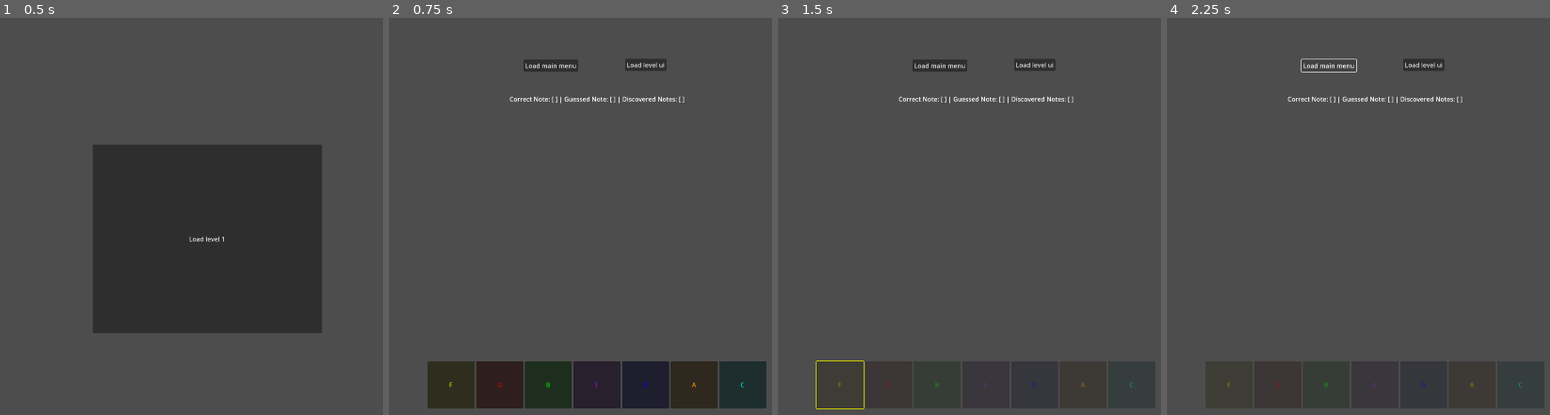
Above: before the commit, frames 1-4 (left to right).
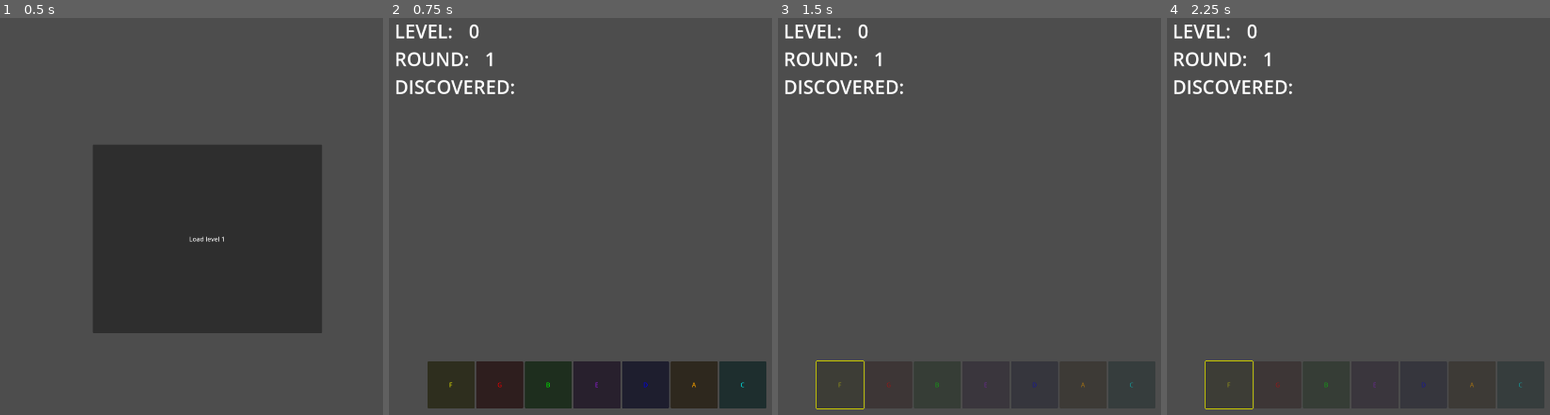
Above: after the commit, the same moments.

Repository: nenomancer/chromatone
Game: Godot game, scene res://scenes/main.tscn
Same seed, same stepped clock (60 frames per second), same inputs: the game is played once before the commit and once after it. The project has no main scene, so this scene is started directly.
Inputs (mouse positions are in pixels of both pictures, inside the frame that each line leads up to):
- Up to frame 1 (0.5 s): no input
- Up to frame 2 (0.75 s): click "Load level 1" at 0.5 s
- Up to frame 3 (1.5 s): click "F" at 1.25 s
- Up to frame 4 (2.25 s): click (1327, 65) at 2 s, where only the run before the commit has a clickable "Load main menu"

Frame 1 is identical in both runs. In frame 2, 2.2% of the frame differs, in the area x 1-78%, y 1-22%; in frame 3, 2.2%; in frame 4, 2.1%.

Commit message:
add level, round and discovered notes ui

Diff:
--- a/game_manager.gd
+++ b/game_manager.gd
@@ -1,4 +1,7 @@
 extends Node
+
+signal round_changed
+signal level_changed
 
 var available_notes: Array = ["C", "D", "E", "F", "G", "A", "B"]
 var available_colors: Array = [Color.RED, Color.GREEN, Color.BLUE, Color.YELLOW, Color.PURPLE, Color.ORANGE, Color.CYAN]
@@ -26,6 +29,9 @@
 const WARMUP_UI: String = "res://scenes/warmup_ui.tscn"
 const MAIN: String = "res://scenes/main.tscn"
 
+const BUTTONS_UI = preload("res://scenes/buttons_ui.tscn")
+const INFO = preload("res://scenes/info.tscn")
+
 func _ready() -> void:
 	generate_audio_player()
 	randomize_pairs()
@@ -41,13 +47,6 @@
 		#_note_audio_player.pitch_scale = 7
 		_note_audio_player.play()
 
-
-func get_random_note2(_all_notes: bool = false) -> String:
-	if (_all_notes):
-		return available_notes.pick_random()
-
-	return discovered_notes.pick_random()
-
 func get_random_note(_note_array) -> String:
 	return _note_array.pick_random()
 
@@ -62,15 +61,13 @@
 
 func set_round(new_round: int):
 	current_round = new_round
-
-func get_round() -> int:
-	return current_round
+	emit_signal("round_changed")
 
 func set_level(new_level: int):
 	current_level = new_level
-
-func get_level() -> int:
-	return current_level
+	emit_signal("level_changed")
+	print("current level is (burt from the other shiet): ")
+	print(GameManager.current_level)
 
 func get_color_note_pairs() -> Dictionary:
 	return color_note_pairs
@@ -104,8 +101,5 @@
 		melody.append(note)
 	return melody
 
-func get_score() -> int:
-	return current_score
-
 func set_score(new_score: int):
 	current_score = new_score
--- /dev/null
+++ b/info.gd
@@ -0,0 +1,38 @@
+extends Control
+
+@export var discovered_notes_display: HBoxContainer
+@export var level_display: Label
+@export var round_display: Label
+
+# Called when the node enters the scene tree for the first time.
+func _ready() -> void:
+	GameManager.connect("round_changed", update_round)
+	GameManager.connect("level_changed", update_level)
+	pass # Replace with function body.
+
+
+# Called every frame. 'delta' is the elapsed time since the previous frame.
+func _process(delta: float) -> void:
+	pass
+
+func update_round() -> void:
+	round_display.text = var_to_str(GameManager.current_round)
+
+func update_level() -> void:
+	print("updating lelvel?")
+	level_display.text = var_to_str(GameManager.current_level)
+
+func update_discovered_notes():
+	for child in discovered_notes_display.get_children():
+		discovered_notes_display.remove_child(child)
+		child.queue_free()
+
+	for note in GameManager.discovered_notes:
+		add_discovered_note(note)
+
+func add_discovered_note(note: String):
+	var color = GameManager.color_note_pairs[note]['color']
+	var discovered_note = ColorRect.new()
+	discovered_note.color = color
+	discovered_note.custom_minimum_size = Vector2(150, 150)
+	discovered_notes_display.add_child(discovered_note)
--- a/scenes/buttons_ui.tscn
+++ b/scenes/buttons_ui.tscn
@@ -4,9 +4,11 @@
 
 [node name="ButtonsUI" type="Control"]
 layout_mode = 3
-anchors_preset = 15
-anchor_right = 1.0
-anchor_bottom = 1.0
+anchors_preset = 8
+anchor_left = 0.5
+anchor_top = 0.5
+anchor_right = 0.5
+anchor_bottom = 0.5
 grow_horizontal = 2
 grow_vertical = 2
 script = ExtResource("1_nhimn")
--- /dev/null
+++ b/scenes/info.tscn
@@ -0,0 +1,76 @@
+[gd_scene load_steps=2 format=3 uid="uid://b5b7ybfy6arfj"]
+
+[ext_resource type="Script" path="res://info.gd" id="1_bytdj"]
+
+[node name="Info" type="Control" node_paths=PackedStringArray("discovered_notes_display", "level_display", "round_display")]
+layout_mode = 3
+anchors_preset = 10
+anchor_right = 1.0
+grow_horizontal = 2
+script = ExtResource("1_bytdj")
+discovered_notes_display = NodePath("MarginContainer2/MarginContainer/Discovered/DiscoveredNotesDisplay")
+level_display = NodePath("MarginContainer2/MarginContainer/Level/Value")
+round_display = NodePath("MarginContainer2/MarginContainer/Round/Value")
+
+[node name="MarginContainer2" type="MarginContainer" parent="."]
+layout_mode = 1
+anchors_preset = 10
+anchor_right = 1.0
+offset_bottom = 241.0
+grow_horizontal = 2
+theme_override_constants/margin_left = 24
+theme_override_constants/margin_top = 24
+
+[node name="MarginContainer" type="VBoxContainer" parent="MarginContainer2"]
+layout_mode = 2
+
+[node name="Level" type="HBoxContainer" parent="MarginContainer2/MarginContainer"]
+layout_mode = 2
+
+[node name="Key" type="Label" parent="MarginContainer2/MarginContainer/Level"]
+layout_mode = 2
+theme_override_font_sizes/font_size = 48
+text = "LEVEL:"
+
+[node name="MarginContainer" type="MarginContainer" parent="MarginContainer2/MarginContainer/Level"]
+layout_mode = 2
+theme_override_constants/margin_right = 32
+
+[node name="Value" type="Label" parent="MarginContainer2/MarginContainer/Level"]
+layout_mode = 2
+theme_override_font_sizes/font_size = 48
+text = "3"
+horizontal_alignment = 2
+
+[node name="Round" type="HBoxContainer" parent="MarginContainer2/MarginContainer"]
+layout_mode = 2
+
+[node name="Key" type="Label" parent="MarginContainer2/MarginContainer/Round"]
+layout_mode = 2
+theme_override_font_sizes/font_size = 48
+text = "ROUND:"
+
+[node name="MarginContainer" type="MarginContainer" parent="MarginContainer2/MarginContainer/Round"]
+layout_mode = 2
+theme_override_constants/margin_right = 32
+
+[node name="Value" type="Label" parent="MarginContainer2/MarginContainer/Round"]
+layout_mode = 2
+theme_override_font_sizes/font_size = 48
+text = "3"
+horizontal_alignment = 2
+
+[node name="Discovered" type="VBoxContainer" parent="MarginContainer2/MarginContainer"]
+layout_mode = 2
+
+[node name="Key" type="Label" parent="MarginContainer2/MarginContainer/Discovered"]
+layout_mode = 2
+theme_override_font_sizes/font_size = 48
+text = "DISCOVERED:"
+
+[node name="MarginContainer" type="MarginContainer" parent="MarginContainer2/MarginContainer/Discovered"]
+layout_mode = 2
+theme_override_constants/margin_right = 32
+
+[node name="DiscoveredNotesDisplay" type="HBoxContainer" parent="MarginContainer2/MarginContainer/Discovered"]
+layout_mode = 2
--- a/scenes/levels_ui.tscn
+++ b/scenes/levels_ui.tscn
@@ -10,35 +10,3 @@
 grow_horizontal = 2
 grow_vertical = 2
 script = ExtResource("1_6ps05")
-
-[node name="ScoreLabel" type="Label" parent="."]
-layout_mode = 0
-offset_left = 454.0
-offset_top = 306.0
-offset_right = 578.0
-offset_bottom = 329.0
-text = "This is the score"
-
-[node name="LevelLabel" type="Label" parent="."]
-layout_mode = 0
-offset_left = 323.0
-offset_top = 235.0
-offset_right = 670.0
-offset_bottom = 258.0
-text = "This is information, currently in progreesssss"
-
-[node name="RoundLabel" type="Label" parent="."]
-layout_mode = 0
-offset_left = 323.0
-offset_top = 267.0
-offset_right = 670.0
-offset_bottom = 290.0
-text = "This is information, currently in progreesssss"
-
-[node name="UI" type="Control" parent="."]
-layout_mode = 1
-anchors_preset = 15
-anchor_right = 1.0
-anchor_bottom = 1.0
-grow_horizontal = 2
-grow_vertical = 2
--- a/scenes/main.tscn
+++ b/scenes/main.tscn
@@ -19,9 +19,4 @@
 offset_bottom = 828.0
 text = "Load level 1"
 
-[node name="GameUI" type="Control" parent="."]
-anchors_preset = 0
-offset_right = 40.0
-offset_bottom = 40.0
-
 [connection signal="pressed" from="Button" to="." method="_on_button_pressed"]
--- a/scenes/warmup_ui.tscn
+++ b/scenes/warmup_ui.tscn
@@ -10,43 +10,3 @@
 grow_horizontal = 2
 grow_vertical = 2
 script = ExtResource("1_1sa52")
-
-[node name="InfoLabel" type="Label" parent="."]
-layout_mode = 1
-anchors_preset = 5
-anchor_left = 0.5
-anchor_right = 0.5
-offset_left = -223.5
-offset_top = 219.0
-offset_right = 223.5
-offset_bottom = 242.0
-grow_horizontal = 2
-text = "Correct Note: [ ] | Guessed Note: [ ] | Discovered Notes: [ ]"
-horizontal_alignment = 1
-
-[node name="UI" type="Control" parent="."]
-layout_mode = 1
-anchors_preset = 15
-anchor_right = 1.0
-anchor_bottom = 1.0
-grow_horizontal = 2
-grow_vertical = 2
-
-[node name="Button" type="Button" parent="."]
-layout_mode = 0
-offset_left = 353.0
-offset_top = 130.0
-offset_right = 492.0
-offset_bottom = 161.0
-text = "Load main menu"
-
-[node name="Button2" type="Button" parent="."]
-layout_mode = 0
-offset_left = 612.0
-offset_top = 128.0
-offset_right = 717.0
-offset_bottom = 159.0
-text = "Load level ui"
-
-[connection signal="pressed" from="Button" to="." method="_on_button_pressed"]
-[connection signal="pressed" from="Button2" to="." method="_on_button_2_pressed"]
--- a/scripts/levels_ui.gd
+++ b/scripts/levels_ui.gd
@@ -1,23 +1,26 @@
 extends Control
+
+signal note_discovered
 
 @export var level_number: int
 
 var _max_round: int = 5
 var _max_level: int = 5
-var _current_round: int = GameManager.get_round()
-var _current_level: int = GameManager.get_level()
 var _correct_melody: Array
 var _player_melody: Array
 var guess_index: int
 
 var buttons_ui: Control
+var info_ui: Control
 var temp_score: int = 0
 var _melody_stepsize: int = 1
 
 func _ready():
+	load_info()
 	load_buttons()
+	GameManager.set_round(1)
+	GameManager.set_level(GameManager.current_level + 1)
 	start_round()
-
 
 func on_level_guess(note) -> void:
 	GameManager.play_note(note)
@@ -52,24 +55,27 @@
 		await get_tree().create_timer(_melody_stepsize).timeout
 
 func load_buttons() -> void:
-	buttons_ui = load("res://scenes/buttons_ui.tscn").instantiate()
-	$UI.add_child(buttons_ui)
+	buttons_ui = GameManager.BUTTONS_UI.instantiate()
+	add_child(buttons_ui)
 	buttons_ui.note_selected.connect(on_level_guess)
 	buttons_ui.disable_buttons()
 
+func load_info() -> void:
+	info_ui = GameManager.INFO.instantiate()
+	add_child(info_ui)
+	connect('note_discovered', info_ui.update_discovered_notes)
+	emit_signal("note_discovered")
+
 func start_round() -> void:
-	$ScoreLabel.text = "Current score: " + var_to_str(GameManager.current_score)
-	$LevelLabel.text = "Level: " + var_to_str(GameManager.current_level)
-	$RoundLabel.text = "Round: " + var_to_str(GameManager.current_round)
-
 	if (GameManager.current_round == 3):
+		emit_signal("note_discovered")
 		var random_note = GameManager.get_random_note(GameManager.get_undiscovered_notes())
 		GameManager.add_discovered_note(random_note)
 
 	guess_index = 0
 
+	await get_tree().create_timer(2).timeout
 	get_melody()
-	await get_tree().create_timer(2).timeout
 	play_melody()
 
 	await get_tree().create_timer(2).timeout
@@ -80,5 +86,4 @@
 	buttons_ui.disable_buttons()
 	buttons_ui.clear_color_from_buttons()
 	GameManager.set_score(temp_score)
-	$ScoreLabel.text = "Current score: " + var_to_str(GameManager.get_score())
 	await get_tree().create_timer(2).timeout
--- a/scripts/warmup_ui.gd
+++ b/scripts/warmup_ui.gd
@@ -1,16 +1,28 @@
 extends Control
 
+signal note_discovered
 var _correct_note: String
 var buttons_ui: Node
-var _correct_guesses: int = 0
+var info_ui
 var _score: int = 0
 
 func _ready():
-	buttons_ui = load("res://scenes/buttons_ui.tscn").instantiate()
-	$UI.add_child(buttons_ui)
+	load_info()
+	load_buttons()
+	GameManager.set_round(1)
+	GameManager.set_level(0)
+	start_round()
 
+func load_buttons() -> void:
+	buttons_ui = GameManager.BUTTONS_UI.instantiate()
+	add_child(buttons_ui)
 	buttons_ui.note_selected.connect(on_warmup_guess)
-	start_round()
+
+func load_info() -> void:
+	info_ui = GameManager.INFO.instantiate()
+	#info_ui.connect("note_discovered", info_ui, Callable(info_ui, "add_discovered_note"))
+	connect("note_discovered", info_ui.update_discovered_notes)
+	add_child(info_ui)
 
 func on_warmup_guess(note) -> void:
 	GameManager.play_note(note)
@@ -18,25 +30,23 @@
 
 	if (_correct_note == note || GameManager.current_round - GameManager.discovered_notes.size() >= 3):
 		GameManager.add_discovered_note(note)
-		_correct_guesses += 1
+		emit_signal('note_discovered')
 
 	end_round()
 
-func _on_button_2_pressed() -> void:
-	get_tree().change_scene_to_file(GameManager.LEVELS_UI)
-
-
 func start_level_1() -> void:
-	GameManager.set_level(1)
-	GameManager.set_round(1)
+	#GameManager.set_level(1)
+	#GameManager.set_round(1)
 	get_tree().change_scene_to_file(GameManager.LEVELS_UI)
 
 func start_round() -> void:
 	buttons_ui.assign_color_to_buttons(func(note): return note in GameManager.available_notes)
 	_correct_note = GameManager.get_random_note(GameManager.get_undiscovered_notes())
-	#await get_tree().create_timer(1).timeout # See what's the problem here
+
+	await get_tree().create_timer(1).timeout # See what's the problem here
 	GameManager.play_note(_correct_note)
-	#await get_tree().create_timer(1).timeout
+
+	await get_tree().create_timer(1).timeout
 	buttons_ui.enable_some_buttons()
 
 func end_round() -> void:
